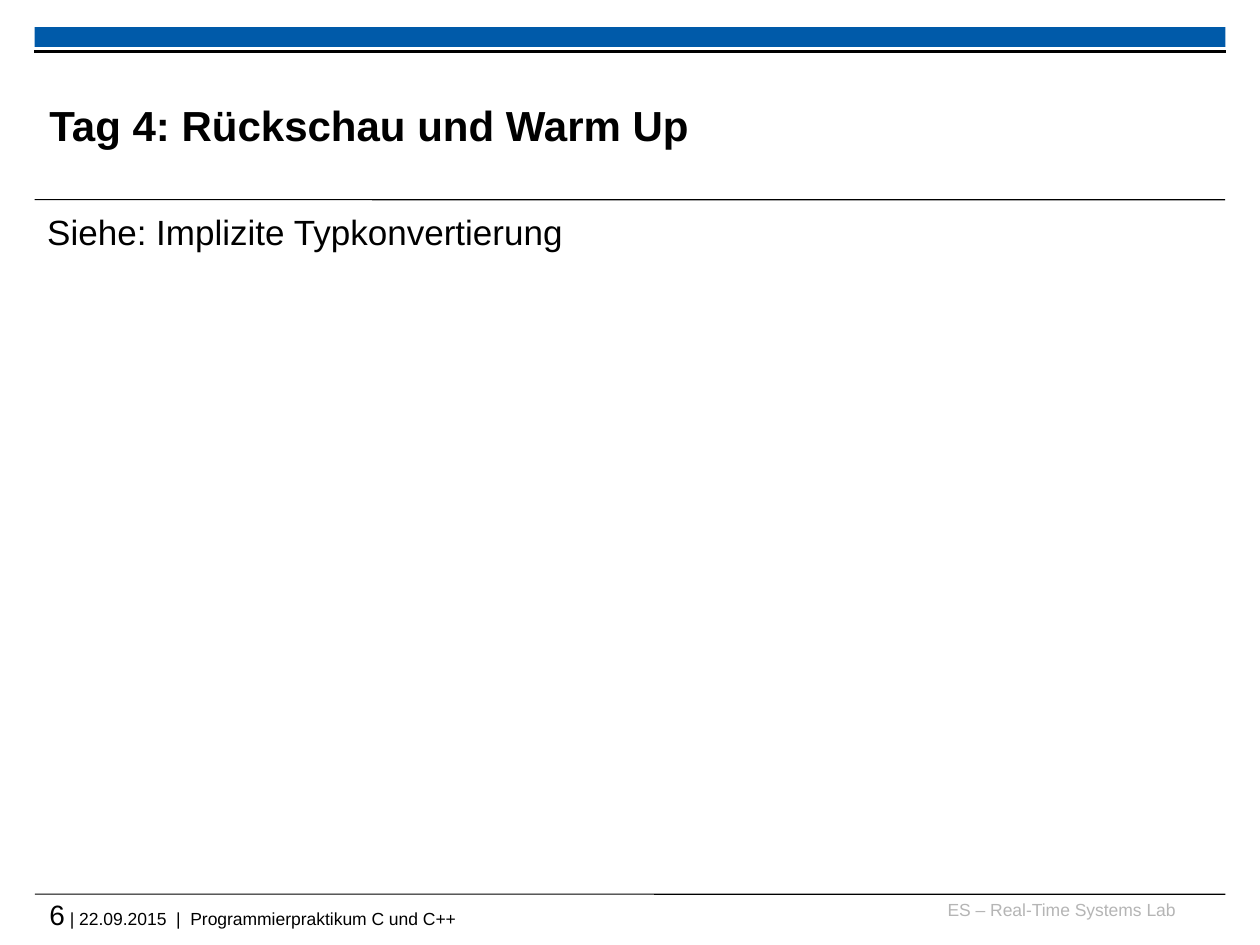
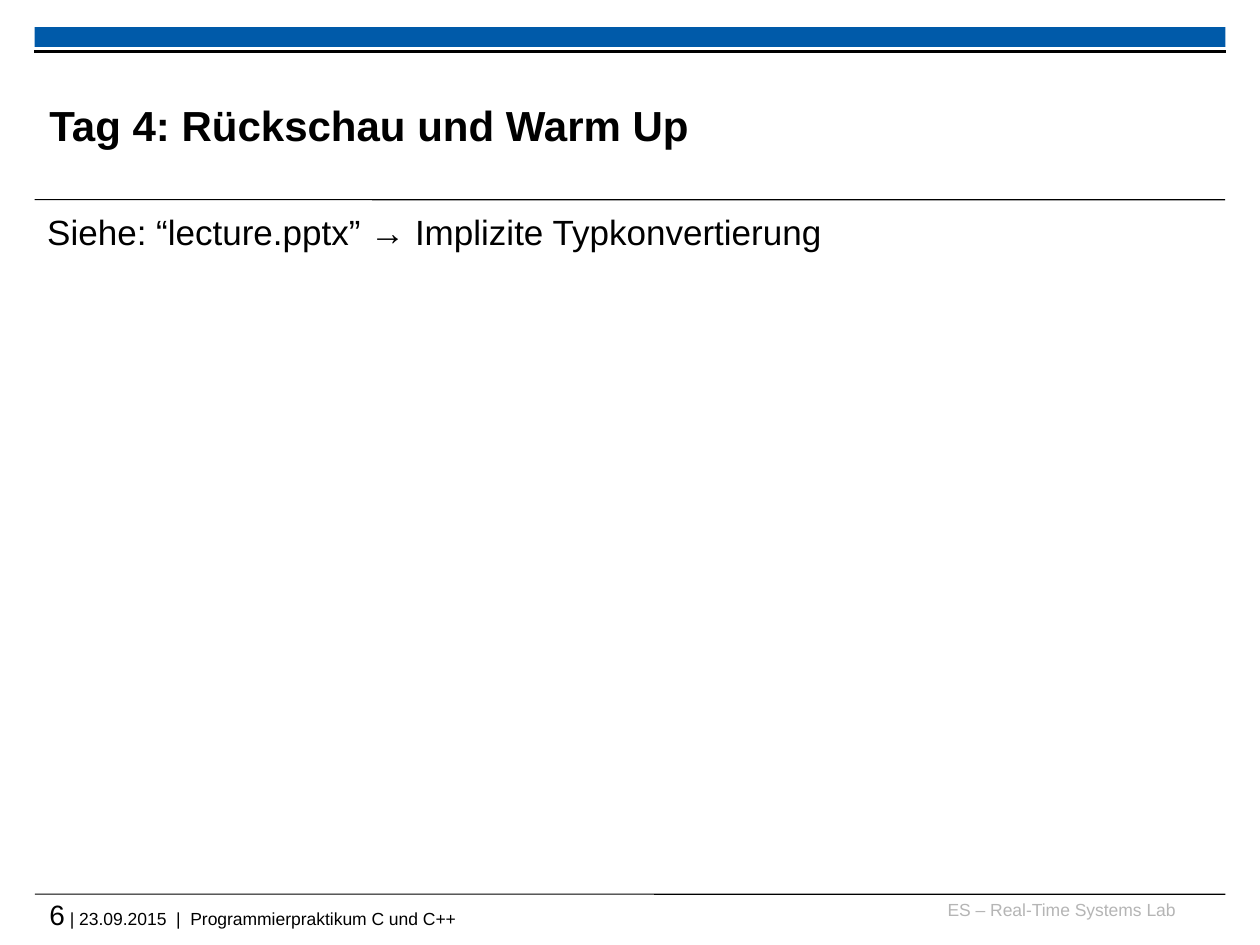
Before and after one commit to h82k/tud-cppp, a slide deck: slide 6 of 2015/week2__recap_and_warmup_slides.pptx. Drawn at 1260x945 pixels with LibreOffice and Linux fonts; fonts in the diff are those of the drawing; background and template pictures are left out. Boxes give left, top, right and bottom in pixels: in the first picture for what was removed or moved away, otherwise in the second. Text is boxed around its words. In the diff, an @@ line names an element or a change of style, - is before the commit and + after.

```diff
--- a/2015/week2__recap_and_warmup_slides.pptx
+++ b/2015/week2__recap_and_warmup_slides.pptx
@@ text at <box>47,219,822,252</box>: text changed @@
-Siehe: Implizite Typkonvertierung
+Siehe: “lecture.pptx” → Implizite Typkonvertierung
@@ text at <box>49,905,456,929</box>: text changed @@
-6 | 22.09.2015 | Programmierpraktikum C und C++
+6 | 23.09.2015 | Programmierpraktikum C und C++
```
Also in this commit, not shown: 2 other files.
